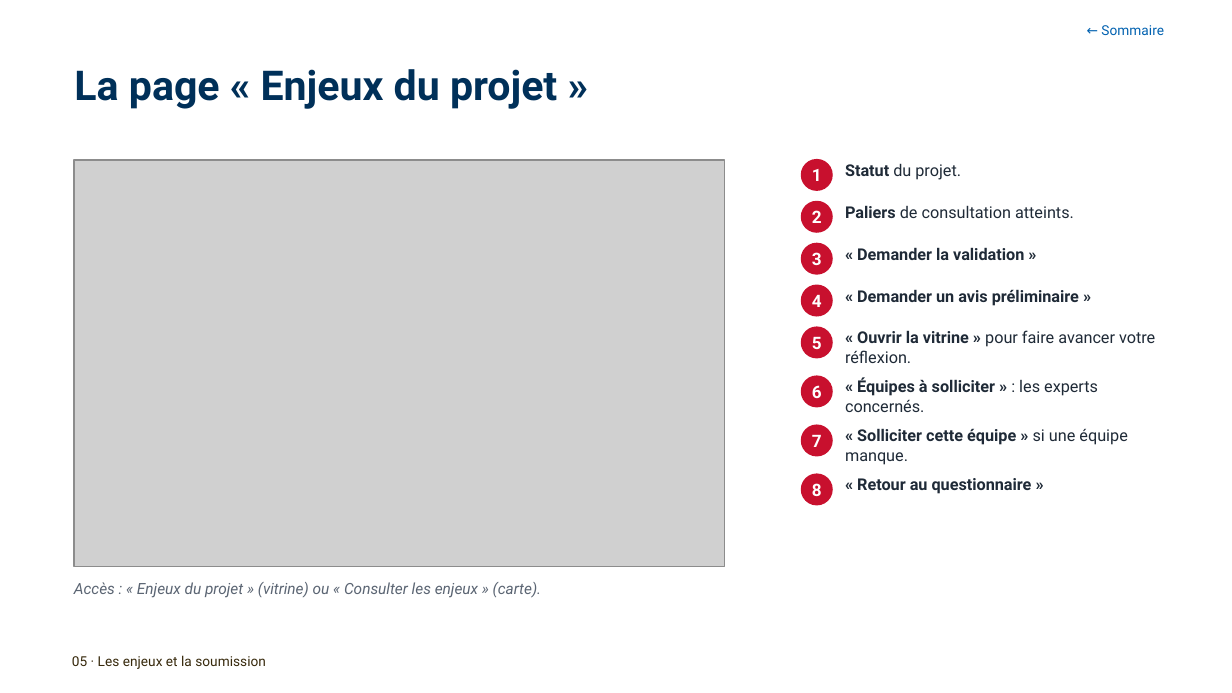
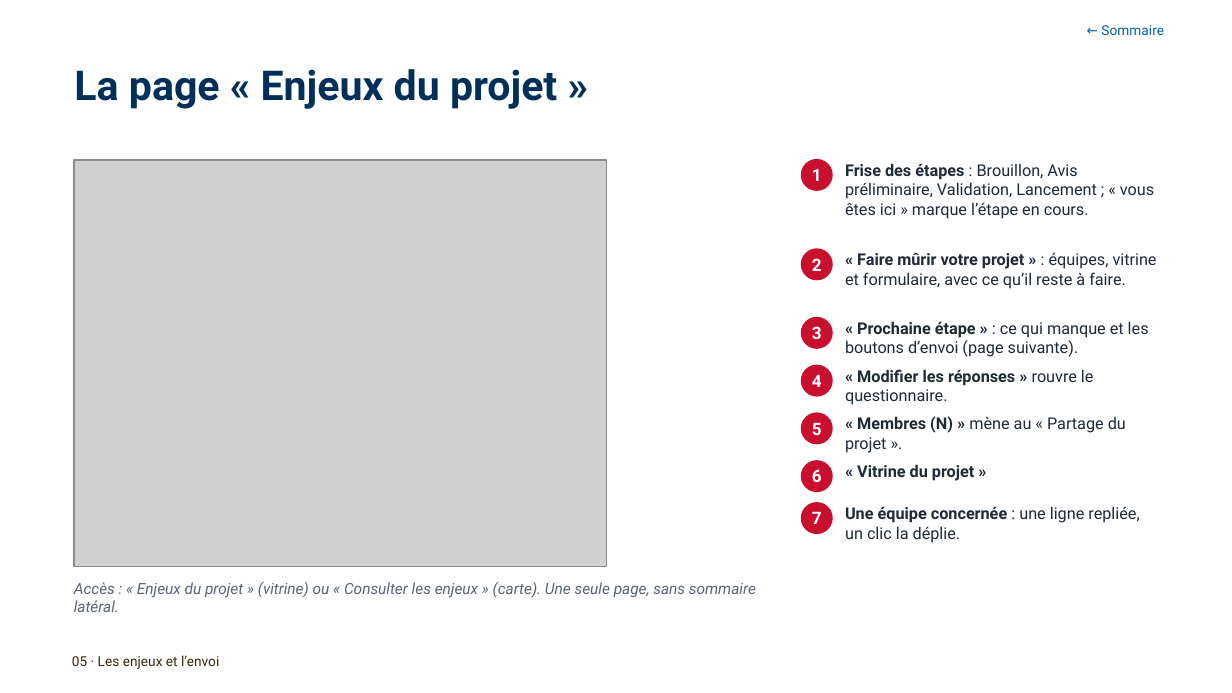
Before and after one commit to antoinelmariel-ux/ProjectNavigator, a slide deck: slide 36 of docs/Project Navigator _ Manuel Chef de Project.pptx. Drawn at 1232x693 pixels with LibreOffice and Linux fonts; fonts in the diff are those of the drawing; grey boxes stand for pictures; background and template pictures are left out. Boxes give left, top, right and bottom in pixels: in the first picture for what was removed or moved away, otherwise in the second. Text is boxed around its words. In the diff, an @@ line names an element or a change of style, - is before the commit and + after.

```diff
--- a/docs/Project Navigator _ Manuel Chef de Project.pptx
+++ b/docs/Project Navigator _ Manuel Chef de Project.pptx
@@ picture: place and size @@
-picture at <box>74,160,724,567</box>
+picture at <box>74,160,606,567</box>
@@ text added at <box>845,163,1154,219</box>, 9.5 pt, text #1F2A37 @@
+Frise des étapes : Brouillon, Avis préliminaire, Validation, Lancement ; « vous êtes ici » marque l’étape en cours.
@@ text removed at <box>845,205,1074,218</box> @@
-Paliers de consultation atteints.
@@ ellipse "2": place and size @@
-ellipse "2" at <box>801,201,833,233</box>
+ellipse "2" at <box>801,249,833,281</box>
@@ text added at <box>845,252,1157,289</box>, 9.5 pt, text #1F2A37 @@
+« Faire mûrir votre projet » : équipes, vitrine et formulaire, avec ce qu’il reste à faire.
@@ text removed at <box>857,247,1024,260</box> @@
-« Demander la validation »
@@ text removed at <box>857,289,1079,306</box> @@
-« Demander un avis préliminaire »
@@ ellipse "3": place and size @@
-ellipse "3" at <box>801,243,833,275</box>
+ellipse "3" at <box>801,317,833,349</box>
@@ text added at <box>845,321,1149,357</box>, 9.5 pt, text #1F2A37 @@
+« Prochaine étape » : ce qui manque et les boutons d’envoi (page suivante).
@@ text removed at <box>845,330,1155,363</box> @@
-« Ouvrir la vitrine » pour faire avancer votre réflexion.
@@ ellipse "4": place and size @@
-ellipse "4" at <box>801,285,833,317</box>
+ellipse "4" at <box>801,365,833,397</box>
@@ text removed at <box>845,378,1098,412</box> @@
-« Équipes à solliciter » : les experts concernés.
@@ text added at <box>845,369,1094,405</box>, 9.5 pt, text #1F2A37 @@
+« Modifier les réponses » rouvre le questionnaire.
@@ ellipse "5": place and size @@
-ellipse "5" at <box>801,326,833,359</box>
+ellipse "5" at <box>801,413,833,445</box>
@@ text added at <box>845,416,1126,453</box>, 9.5 pt, text #1F2A37 @@
+« Membres (N) » mène au « Partage du projet ».
@@ text removed at <box>845,428,1127,465</box> @@
-« Solliciter cette équipe » si une équipe manque.
@@ ellipse "6": place and size @@
-ellipse "6" at <box>801,376,833,408</box>
+ellipse "6" at <box>801,461,833,493</box>
@@ ellipse removed at <box>801,473,833,505</box> @@
-8
@@ text at <box>857,464,974,481</box>: text changed; bold on @@
-Statut du projet.
+« Vitrine du projet »
@@ text removed at <box>857,478,1032,494</box> @@
-« Retour au questionnaire »
@@ ellipse "7": place and size @@
-ellipse "7" at <box>801,425,833,457</box>
+ellipse "7" at <box>801,503,833,535</box>
@@ text added at <box>845,506,1139,543</box>, 9.5 pt, text #1F2A37 @@
+Une équipe concernée : une ligne repliée, un clic la déplie.
@@ text at <box>74,582,756,612</box>: text changed @@
-Accès : « Enjeux du projet » (vitrine) ou « Consulter les enjeux » (carte).
+Accès : « Enjeux du projet » (vitrine) ou « Consulter les enjeux » (carte). Une seule page, sans sommaire latéral.
@@ text at <box>72,655,219,669</box>: text changed @@
-05 · Les enjeux et la soumission
+05 · Les enjeux et l’envoi
```
Also in this commit, not shown: 36 other slides changed, 2 slides added, 1 slide removed, 1 other file.
